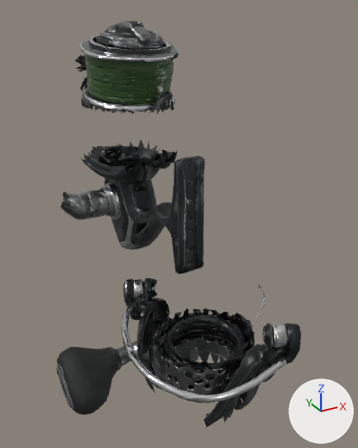
An edit to the glTF model assets/models/meshy_reel.glb, drawn before and after from the same camera.
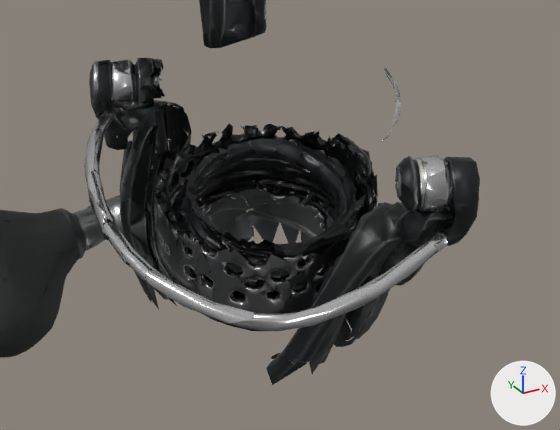
There are two pictures of each version: one whole from a 50 mm lens placed at (-0.121, -0.192, 0.2), pointed at (0.0, 0.026, 0.09), one close up on the part from 23% to 94% of the width and 56% to 100% of the height. The axes (+X, +Y, +Z) are drawn at lower right. The lights are the same throughout. The older version's two pictures come first. Vertices at exactly the same position are counted once.

The first close-up shows 'Body', 'Crank', 'Rotor'.
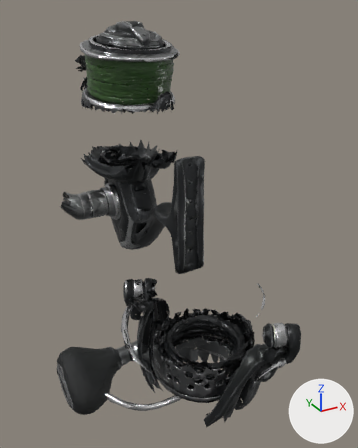
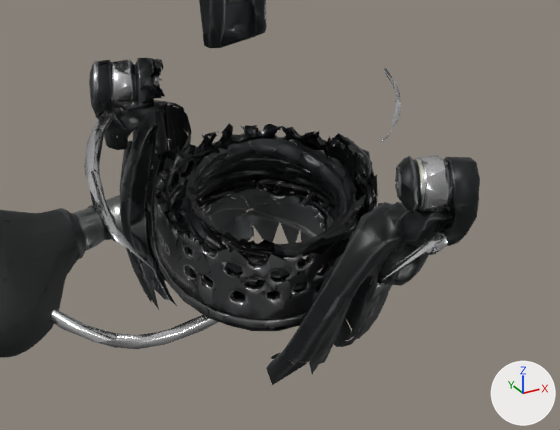
Changed parts and their boxes [x1, y1, x2, y2] in the close-ups (560 x 430 px):
```json
{"object": "Bail", "change": "added", "after": [6, 263, 218, 349]}
{"part": 1, "of": "me_rotor", "change": "deleted", "before": [146, 268, 255, 323]}
{"part": 2, "of": "me_rotor", "change": "deleted", "before": [222, 244, 438, 331]}
{"part": 3, "of": "me_rotor", "change": "deleted", "before": [85, 176, 153, 281]}
```

Scene script edits in JSON lines:
```json
{"block": "me_rotor", "where": "# used by ob_rotor; location = (0.0, 0.0, 0.0)"}
{"op": "remove", "block": "me_rotor", "code": "me_rotor.from_pydata(...)  # 18407 vertices, 19158 faces; spans x -0.046..0.0395, y -0.0515..0.0398, z -0.0101..0.0616"}
{"op": "add", "block": "me_rotor", "code": "me_rotor.from_pydata(...)  # 18200 vertices, 18917 faces; spans x -0.0444..0.0395, y -0.0515..0.0398, z -0.0101..0.0616"}
{"block": "me_rotor", "change": "me_rotor part 1: the loose piece of 52 vertices spanning x -0.0431..-0.0269, y -0.0417..-0.0203, z 0.0336..0.039 is deleted"}
{"block": "me_rotor", "change": "me_rotor part 2"}
{"block": "me_rotor", "change": "77 vertices are removed from x -0.0332..0.0144, y -0.0508..-0.0354, z 0.0331..0.0441"}
{"block": "me_rotor", "change": "101 faces are deleted"}
{"block": "me_rotor", "change": "me_rotor part 3"}
{"block": "me_rotor", "change": "71 vertices are removed from x -0.046..-0.04, y -0.0229..0.0112, z 0.0356..0.0429"}
{"block": "me_rotor", "change": "77 faces are deleted"}
{"block": "me_rotor", "change": "other edits to the shape of me_rotor do not show in these pictures"}
{"op": "add", "block": "me_bail", "code": ["me_bail = bpy.data.meshes.new('Bail')", "me_bail.from_pydata(...)  # 227 vertices, 241 faces; spans x -0.0568..0.0035, y -0.0021..0.0643, z -0.0083..0.0032", "me_bail.materials.append(mat_material_0)"]}
{"op": "add", "block": "ob_bail", "code": ["ob_bail = bpy.data.objects.new('Bail', me_bail)", "ob_bail.location = (0.0, 0.0, 0.0)"]}
```
